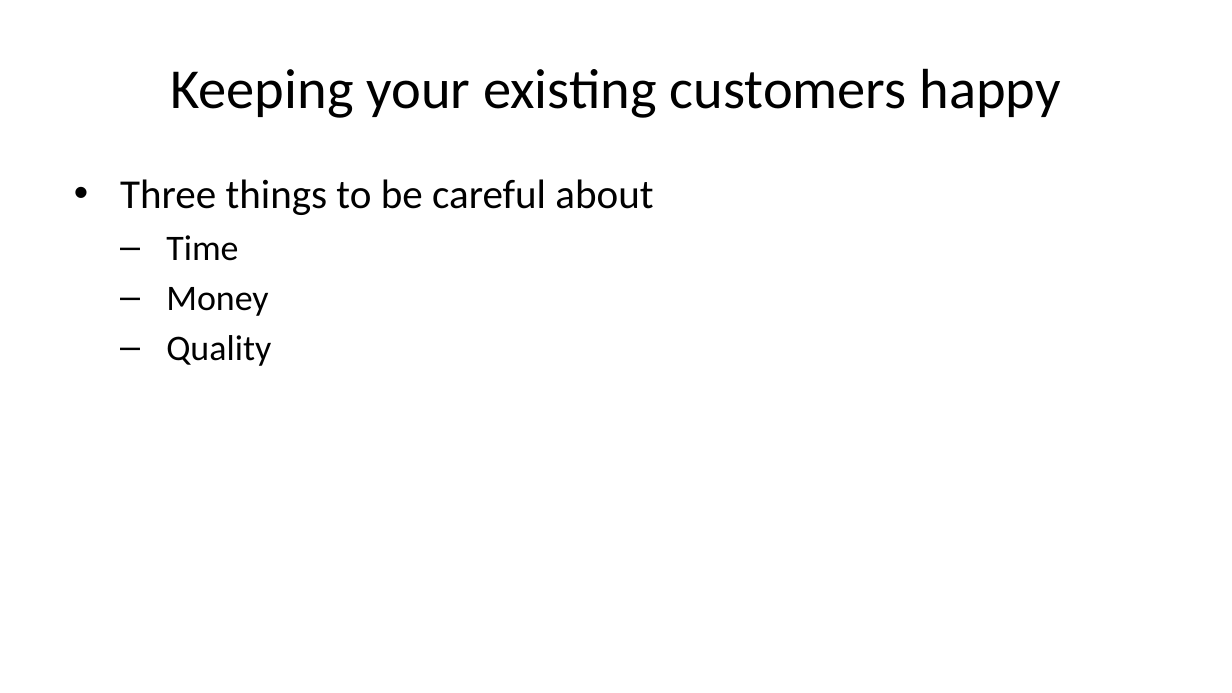
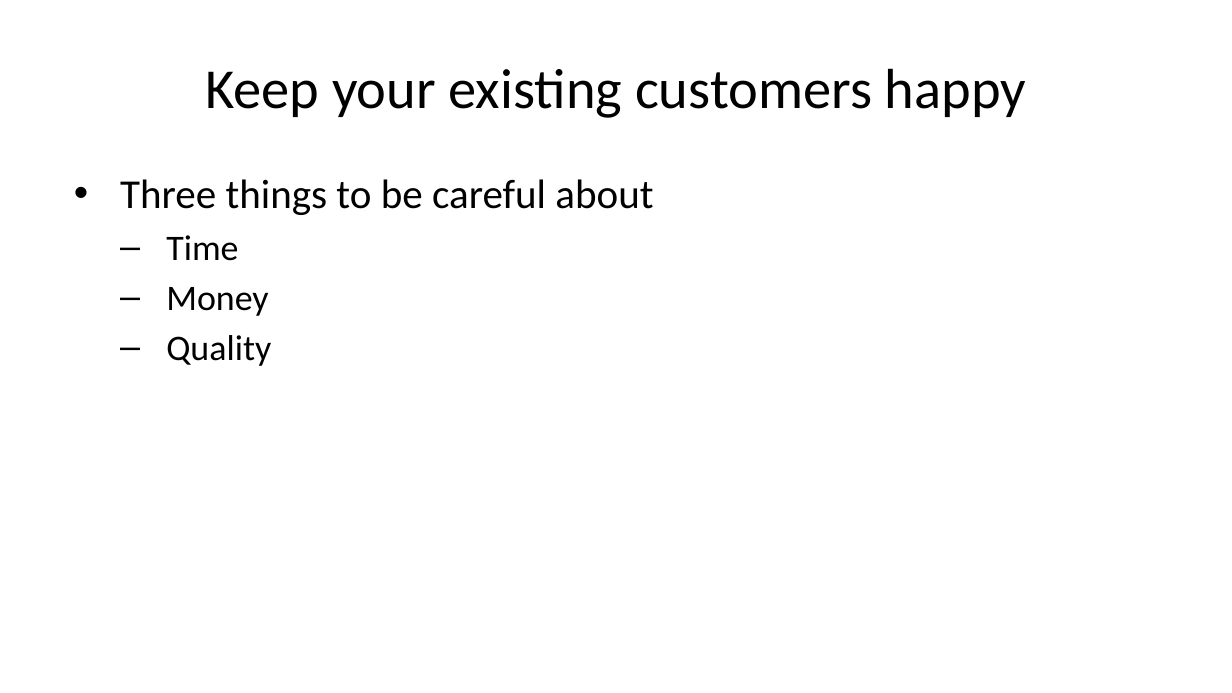
Before and after one commit to pmean/talks, a slide deck: slide 37 of finding-customers/2024-05.pptx. Drawn at 1232x693 pixels with LibreOffice and Linux fonts; fonts in the diff are those of the drawing. Boxes give left, top, right and bottom in pixels: in the first picture for what was removed or moved away, otherwise in the second. Text is boxed around its words. In the diff, an @@ line names an element or a change of style, - is before the commit and + after.

Commit message:
Apply same finding-customers fix to Powerpoint

```diff
--- a/finding-customers/2024-05.pptx
+++ b/finding-customers/2024-05.pptx
@@ title at (205, 68, 1026, 118): text changed @@
-Keeping your existing customers happy
+Keep your existing customers happy
```
Also in this commit, not shown: 6 other slides changed, 6 slides added, 1 other file.
